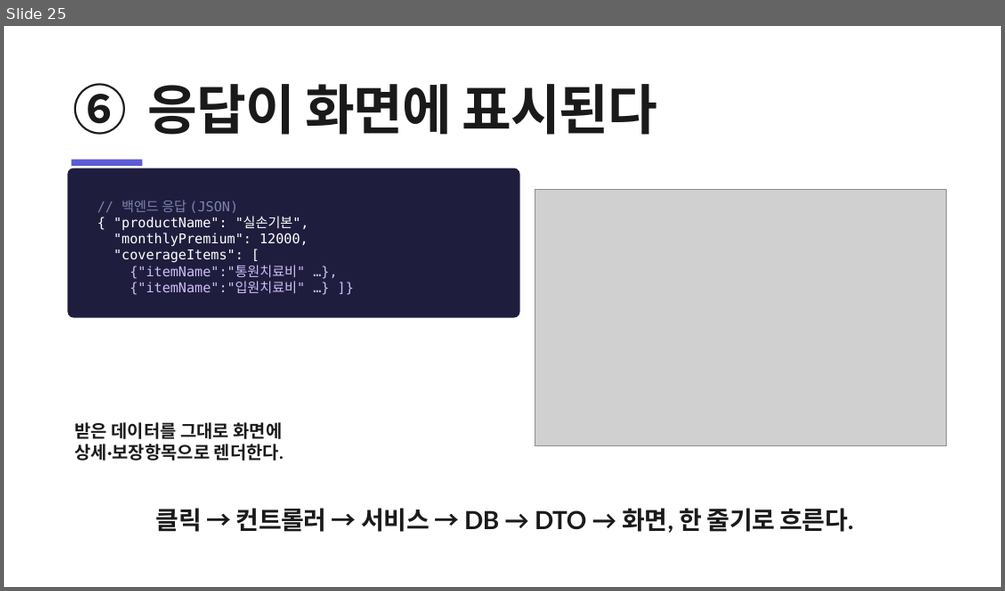
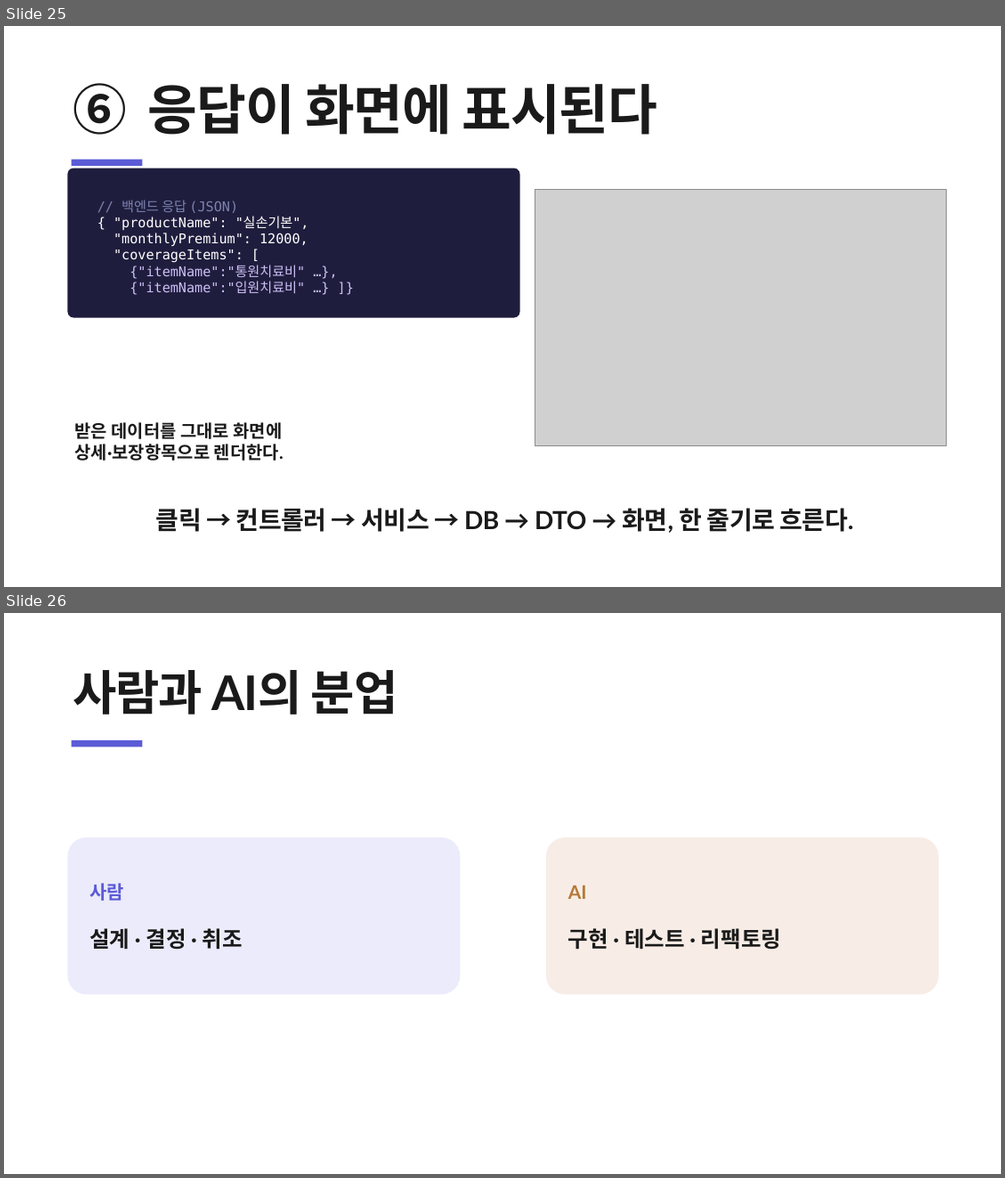
Before and after one commit to heyoonyoon/distributed-programming, a slide deck: docs/presentation/보험발표-figma.pptx. Shown one above the other, each under a label of ours: slide 25 before the commit, slides 25 and 26 after it. The pictures are 1005x591 and 1005x1178 pixels, drawn with LibreOffice and Linux fonts; fonts in the diff are those of the drawing; grey boxes stand for pictures. Boxes give left, top, right and bottom in pixels: in the first picture for what was removed or moved away, otherwise in the second. Text is boxed around its words. In the diff, an @@ line names an element or a change of style, - is before the commit and + after.

```diff
--- a/docs/presentation/보험발표-figma.pptx
+++ b/docs/presentation/보험발표-figma.pptx
@@ slide 26 added at bbox=[4, 613, 1001, 1174], background #FFFFFF @@
@@ text added at bbox=[73, 670, 398, 714], 46 pt, text #1A1A1A, bold @@
+사람과 AI의 분업
@@ rectangle added at bbox=[72, 740, 142, 747], fill #5B5BD6 @@
@@ rounded rectangle added at bbox=[67, 837, 461, 995], fill #ECEBFB, 21 pt, text #1A1A1A, bold @@
+사람
+설계 · 결정 · 취조
@@ rounded rectangle added at bbox=[546, 837, 938, 995], fill #F7EDE6, 21 pt, text #1A1A1A, bold @@
+AI
+구현 · 테스트 · 리팩토링
```
Also in this commit, not shown: 12 other slides added, 2 slides removed, 1 other file.
